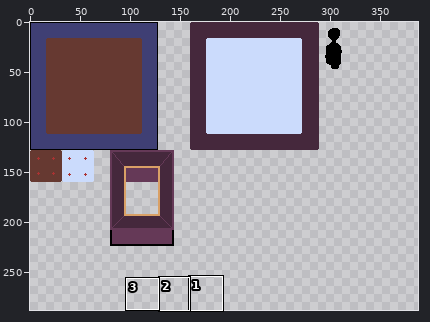
One commit to this pixel-art file: spritesheet.aseprite. The picture above shows the old version from afar; the outline marks the close-up.
Close-up. Old version:
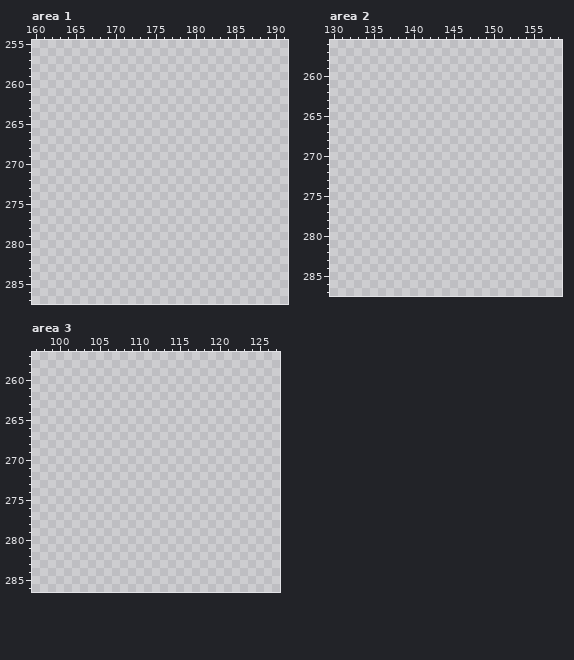
512x288 pixels, 1 frame. Shown: area 1: x 160..191, y 255..287; area 2: x 130..158, y 256..287; area 3: x 97..127, y 257..286. The wide view leaves out empty margins. The commit also changed other parts of the picture, which this record leaves out.
And afterwards:
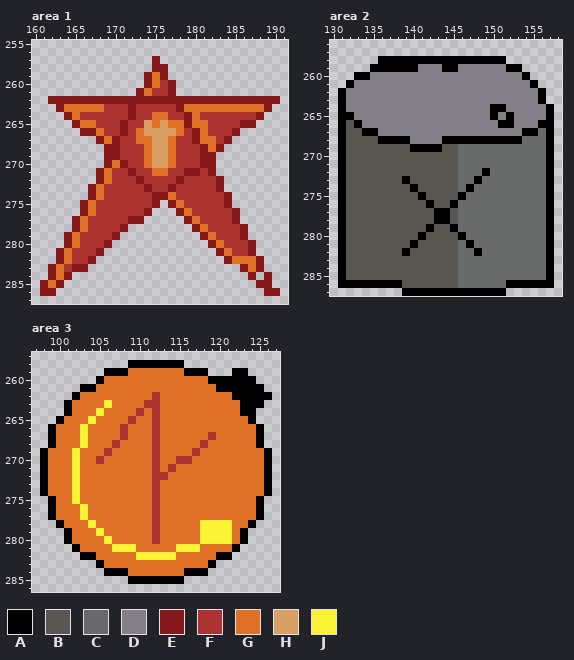
Palette (. is transparent): A #000000  B #595652  C #696a6a  D #847e87  E #841717  F #ac3232  G #df7126  H #d9a066  J #fbf236
Edits made:
layer "clock" added
layer "barelle" added
layer "artifact" added
Changed rows in their new state; - is an unchanged pixel.
Area 1, layer "artifact":
first column x 161:
257 --------------E---------------
258 --------------EE--------------
259 -------------EGE--------------
260 -------------EGFE-------------
261 ------------EGFFE-------------
262 -EEEEEEEEEEEEEEEEEEEEEEEEEEEEE
263 --EGGGGGFFFEFFFFFEGGGGGGGGGGE-
264 ---EGFFFFFFEFFGGFFEGFFFFFFFE--
265 ----EGGFFFEFFHGHGGEGGFFFFEE---
266 -----EEGFFEFGHHHHGFEGFFFE-----
267 -------EGEFFGGHHGFFEGGFE------
268 --------EEFFFGHHGFFFEGE-------
269 --------EEFFFGHHGFFFEE--------
270 --------EGEFFGHHGFFFEE--------
271 -------EGFFEFFGGFFEEFE--------
272 -------EGFFFEFFFFEFFFFE-------
273 ------EGFFFFFEFFEFFFFFE-------
274 ------EGFFFFFFEEGFFFFFFE------
275 -----EGFFFFFFFE-EGFFFFFE------
276 -----EGFFFFFFE---EGFFFFFE-----
277 ----EGFFFFFEE-----EGFFFFE-----
278 ----EGFFFFE--------EGFFFFE----
279 ---EGFFFFE----------EGFFFE----
280 ---EGFFFE------------EGFFFE---
281 --EGFFFE--------------EGFFE---
282 --EGFFE----------------EGGGE--
283 -EGFEE-------------------EGE--
284 -EGE----------------------E-E-
285 EGE------------------------EE-
286 EE--------------------------EE
Area 2, layer "barelle":
first column x 131:
258 -----AAAAAAAAAAAAAAAA------
259 ----AAAAAADDDAADDDDDDAA----
260 --AADDDDDDDDDDDDDDDDDDDA---
261 -ADDDDDDDDDDDDDDDDDDDDDDA--
262 ADDDDDDDDDDDDDDDDDDDDDDDDA-
263 ADDDDDDDDDDDDDDDDDDDDDDDDA-
264 ADDDDDDDDDDDDDDDDDDAADDDDDA
265 AADDDDDDDDDDDDDDDDDADADDDDA
266 ABADDDDDDDDDDDDDDDDDAADDDAA
267 ABBAADDDDDDDDDDDDDDDDDDAACA
268 ABBBBAAAADDDDAAAAAAAAAACCCA
269 ABBBBBBBBAAAABBCCCCCCCCCCCA
270 ABBBBBBBBBBBBBBCCCCCCCCCCCA
271 ABBBBBBBBBBBBBBCCCCCCCCCCCA
272 ABBBBBBBBBBBBBBCCCACCCCCCCA
273 ABBBBBBBABBBBBBCCACCCCCCCCA
274 ABBBBBBBBABBBBBCACCCCCCCCCA
275 ABBBBBBBBBABBBBACCCCCCCCCCA
276 ABBBBBBBBBBABBACCCCCCCCCCCA
277 ABBBBBBBBBBBAABCCCCCCCCCCCA
278 ABBBBBBBBBBBAABCCCCCCCCCCCA
279 ABBBBBBBBBBABBACCCCCCCCCCCA
280 ABBBBBBBBBABBBBACCCCCCCCCCA
281 ABBBBBBBBABBBBBCACCCCCCCCCA
282 ABBBBBBBABBBBBBCCACCCCCCCCA
283 ABBBBBBBBBBBBBBCCCCCCCCCCCA
284 ABBBBBBBBBBBBBBCCCCCCCCCCCA
285 ABBBBBBBBBBBBBBCCCCCCCCCCCA
286 AAAAAAAABBBBBBBCCCCCCAAAAAA
287 --------AAAAAAAAAAAAA------
Area 3, layer "clock":
first column x 98:
258 -----------AAAAAAA-----------
259 --------AAAGGGGGGGAAA---AA---
260 -------AGGGGGGGGGGGGGAAAAAA--
261 -----AAGGGGGGGGGGGGGGGAAAAAA-
262 ----AGGGGGGGGGFGGGGGGGGGAAAAA
263 ---AGGGGJGGGGFFGGGGGGGGGGAAA-
264 ---AGGGJGGGGFGFGGGGGGGGGGAA--
265 --AGGGJGGGGFGGFGGGGGGGGGGGA--
266 -AGGGJGGGGFGGGFGGGGGGGGGGGGA-
267 -AGGGJGGGGFGGGFGGGGGGFGGGGGA-
268 -AGGGJGGGFGGGGFGGGGGFGGGGGGA-
269 AGGGJGGGFGGGGGFGGGGFGGGGGGGGA
270 AGGGJGGFGGGGGGFGGFFGGGGGGGGGA
271 AGGGJGGGGGGGGGFGFGGGGGGGGGGGA
272 AGGGJGGGGGGGGGFFGGGGGGGGGGGGA
273 AGGGJGGGGGGGGGFGGGGGGGGGGGGGA
274 AGGGJGGGGGGGGGFGGGGGGGGGGGGGA
275 -AGGJGGGGGGGGGFGGGGGGGGGGGGA-
276 -AGGGJGGGGGGGGFGGGGGGGGGGGGA-
277 -AGGGJGGGGGGGGFGGGGGGGGGGGGA-
278 --AGGGJGGGGGGGFGGGGGJJJJGGA--
279 ---AGGGJGGGGGGFGGGGGJJJJGA---
280 ---AGGGGJGGGGGFGGGGGJJJJGA---
281 ----AGGGGJJJGGGGGJJJGGGGA----
282 -----AAGGGGGJJJJJGGGGGAA-----
283 -------AGGGGGGGGGGGGGA-------
284 --------AAAGGGGGGGAAA--------
285 -----------AAAAAAA-----------
Pixel boxes of the changes (left, top, right, bottom) in both close-ups:
added: (40, 56, 280, 296)
added: (338, 56, 554, 296)
added: (40, 360, 272, 584)
